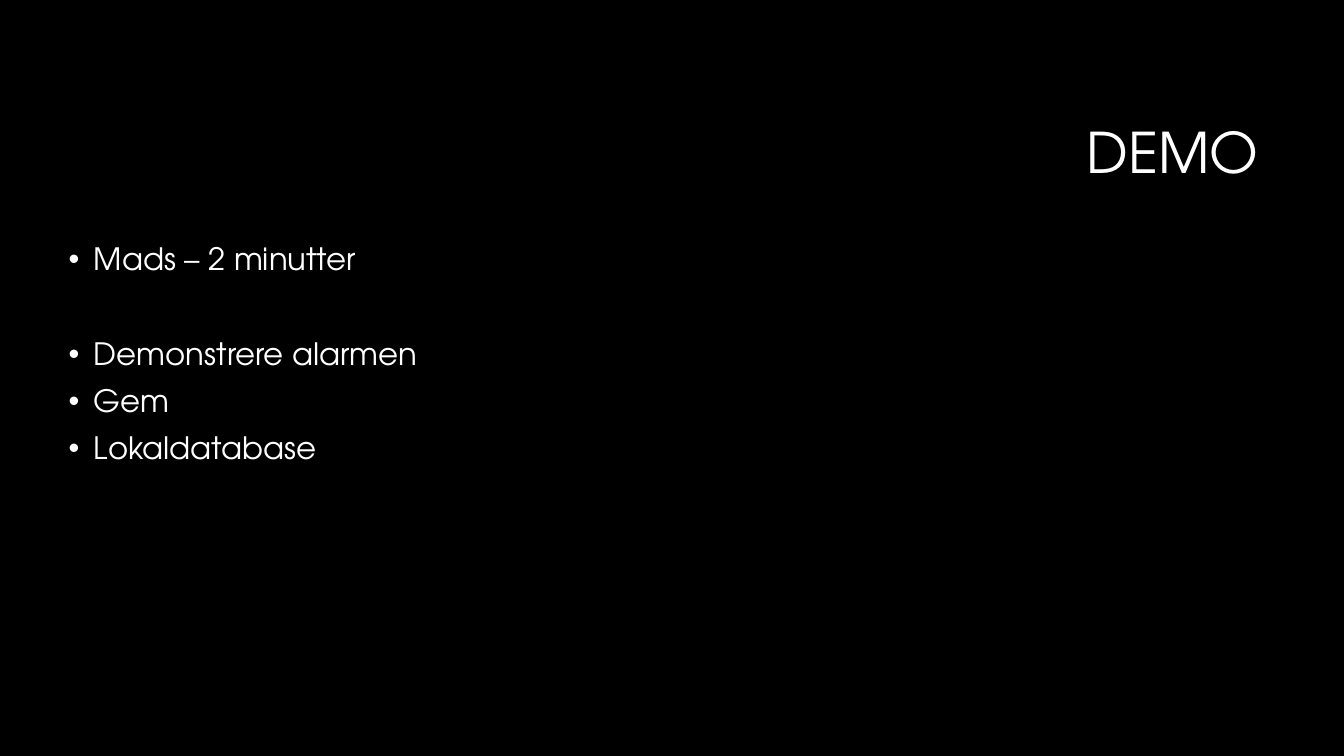
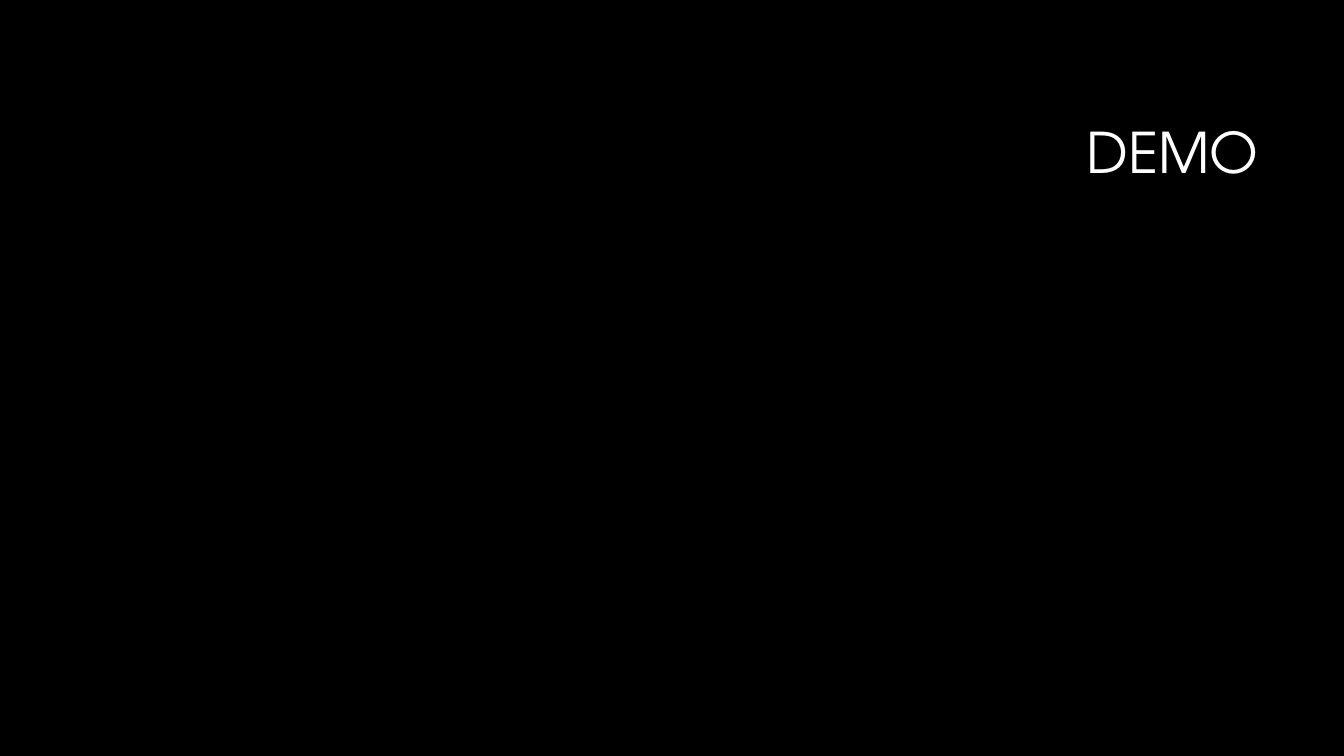
Before and after one commit to sarakirkeby/Semester-Projekt-3, a slide deck: slide 4 of Bifiler til projekt/Semesterprojekt 3.pptx. Drawn at 1344x756 pixels with LibreOffice and Linux fonts; fonts in the diff are those of the drawing; background and template pictures are left out. Boxes give left, top, right and bottom in pixels: in the first picture for what was removed or moved away, otherwise in the second. Text is boxed around its words. In the diff, an @@ line names an element or a change of style, - is before the commit and + after.

Commit message:
mads

```diff
--- a/Bifiler til projekt/Semesterprojekt 3.pptx
+++ b/Bifiler til projekt/Semesterprojekt 3.pptx
@@ text removed at [94, 247, 417, 460] @@
-• Mads – 2 minutter
-• Demonstrere alarmen
-• Gem
-• Lokaldatabase
```
Also in this commit, not shown: 3 slides added, 3 slides removed.
